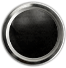
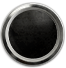
Comparing the layer stacks of the two w=66, h=68 images. Changes:
painted on "Metal_Ring" over bbox(1, 2, 65, 66)
painted on "Old_Film_Overlay" over bbox(0, 1, 66, 68)
painted on "Metal_Orb" (1st of 2) over bbox(0, 1, 66, 68)
showed "Metal_Orb" (2nd of 2), painted on it over bbox(0, 1, 66, 68)
painted on "Layer 1" over bbox(5, 7, 60, 63)
